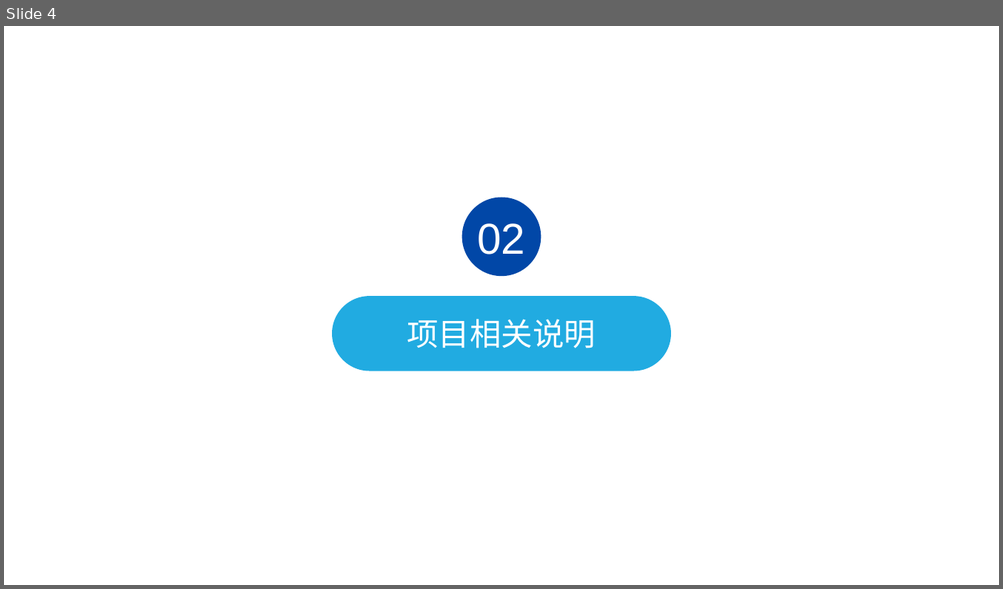
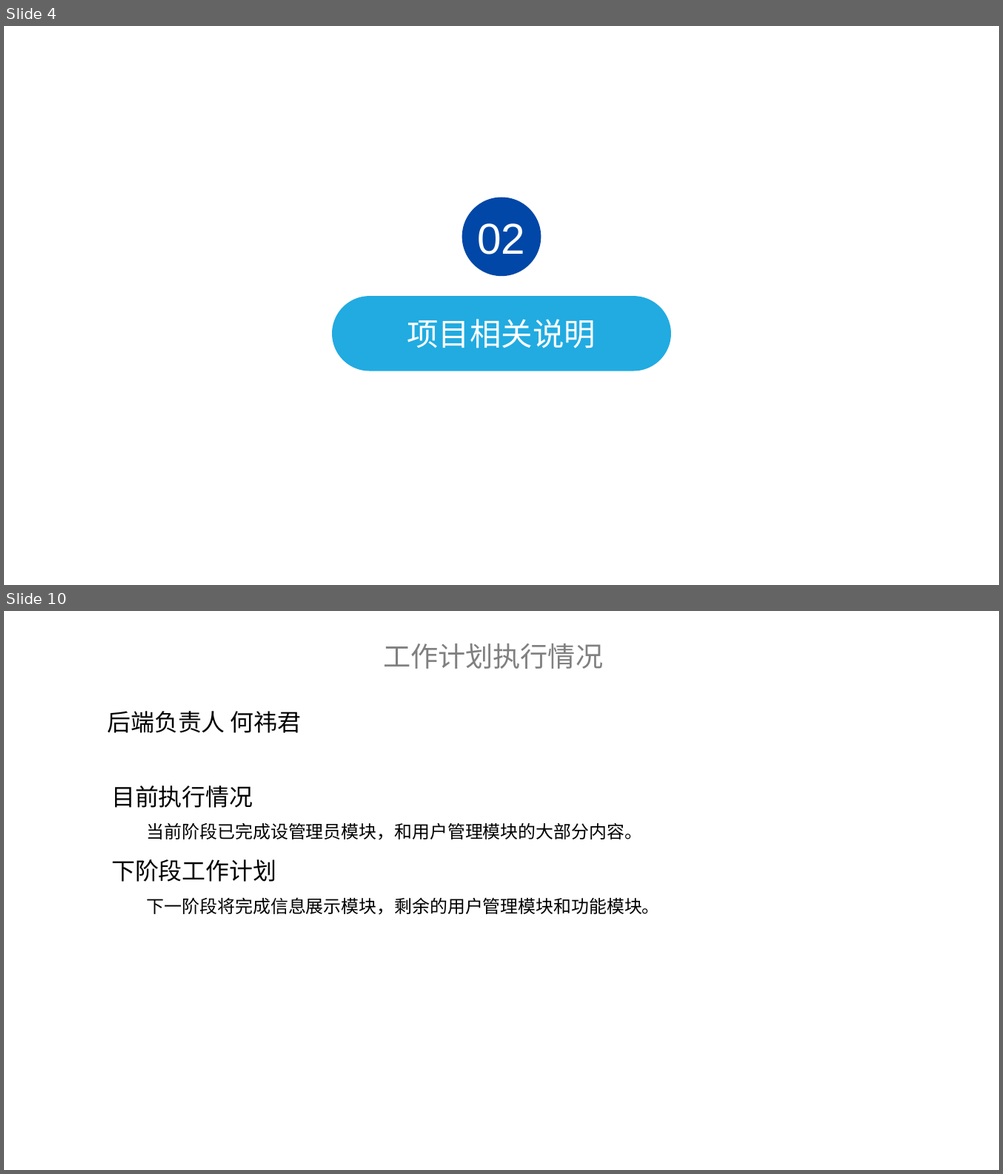
Before and after one commit to BIT-zhangxin/LabWebSystem, a slide deck: document/展示/FishTouchers小组第三次汇报.pptx. Shown one above the other, each under a label of ours: slide 4 before the commit, slides 4 and 10 after it; the slides between them are not shown. The pictures are 1003x589 and 1003x1174 pixels, drawn with LibreOffice and Linux fonts; fonts in the diff are those of the drawing; background and template pictures are left out. Boxes give left, top, right and bottom in pixels: in the first picture for what was removed or moved away, otherwise in the second. Text is boxed around its words. In the diff, an @@ line names an element or a change of style, - is before the commit and + after.

```diff
--- a/document/展示/FishTouchers小组第三次汇报.pptx
+++ b/document/展示/FishTouchers小组第三次汇报.pptx
@@ slide 10 added at <box>4,611,999,1170</box>, background #FFFFFF @@
@@ text added at <box>383,644,603,669</box>, 28 pt, text #808080 @@
+工作计划执行情况
@@ text added at <box>108,711,301,733</box>, 24 pt, text #000000 @@
+后端负责人 何祎君
@@ text added at <box>111,786,660,915</box>, 18 pt, text #000000 @@
+目前执行情况
+当前阶段已完成设管理员模块，和用户管理模块的大部分内容。
+下阶段工作计划
+下一阶段将完成信息展示模块，剩余的用户管理模块和功能模块。
```
Also in this commit, not shown: 4 slides changed, 8 other slides added, 3 slides removed.
